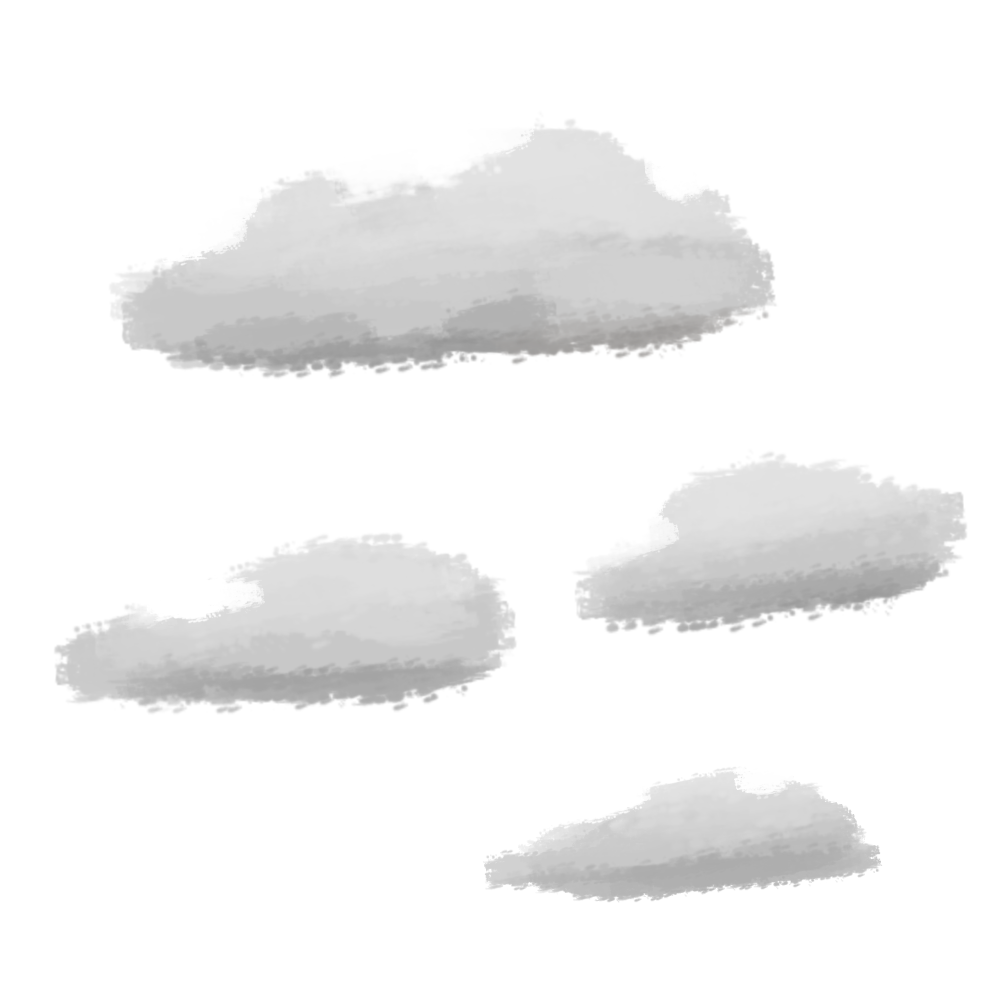
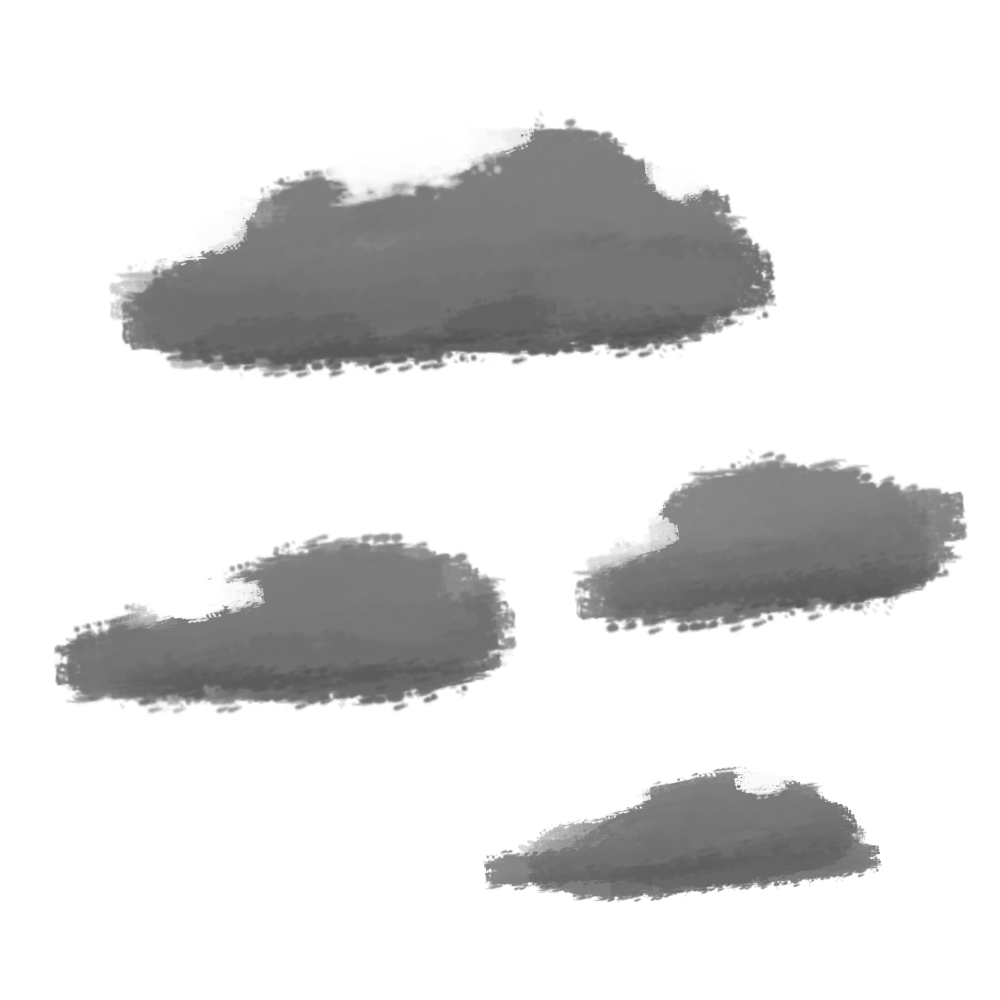
Layered file, before and after one edit (1000x1000). Changes by layer:
painted on "Layer 1", masked it over (53, 111, 968, 903)
